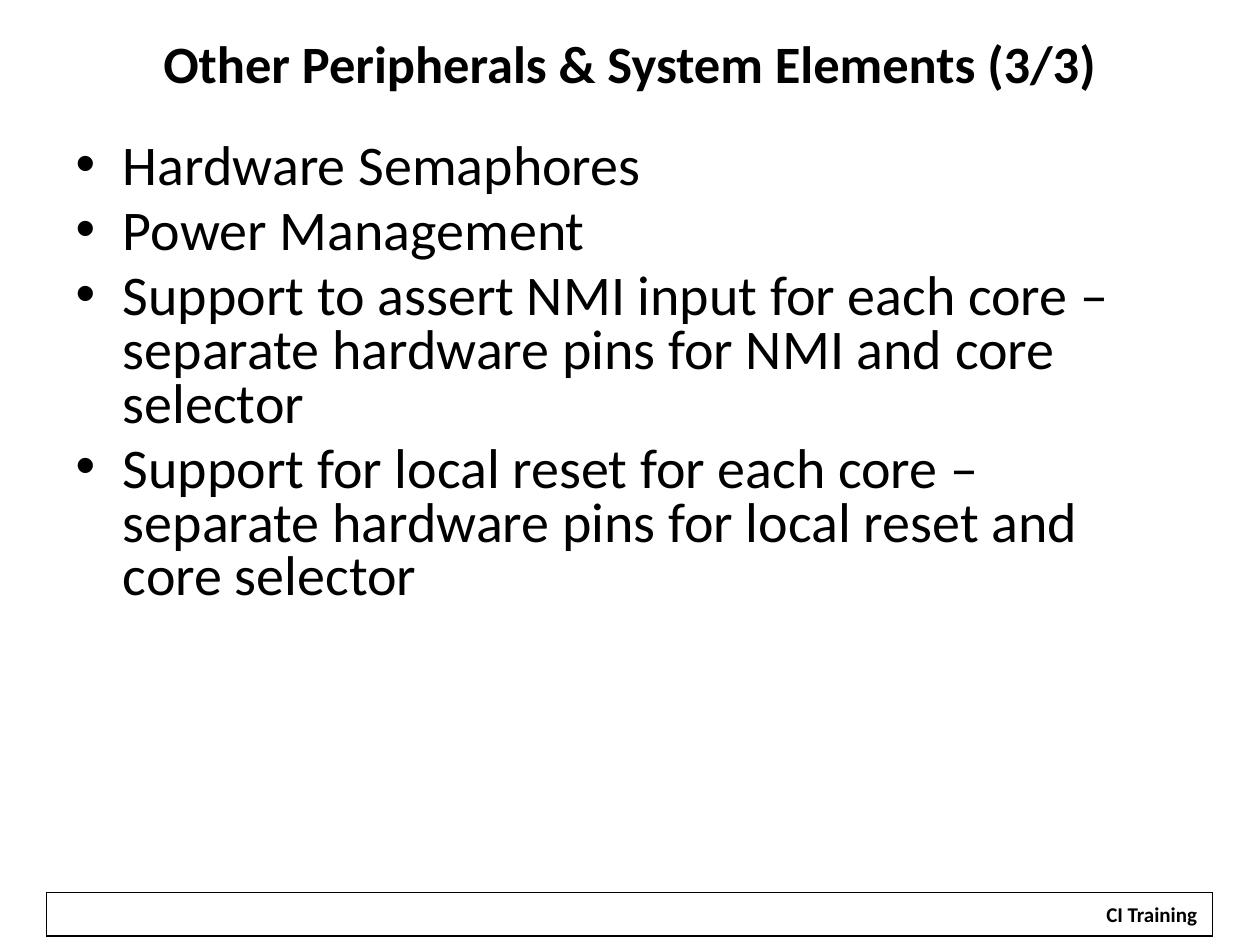
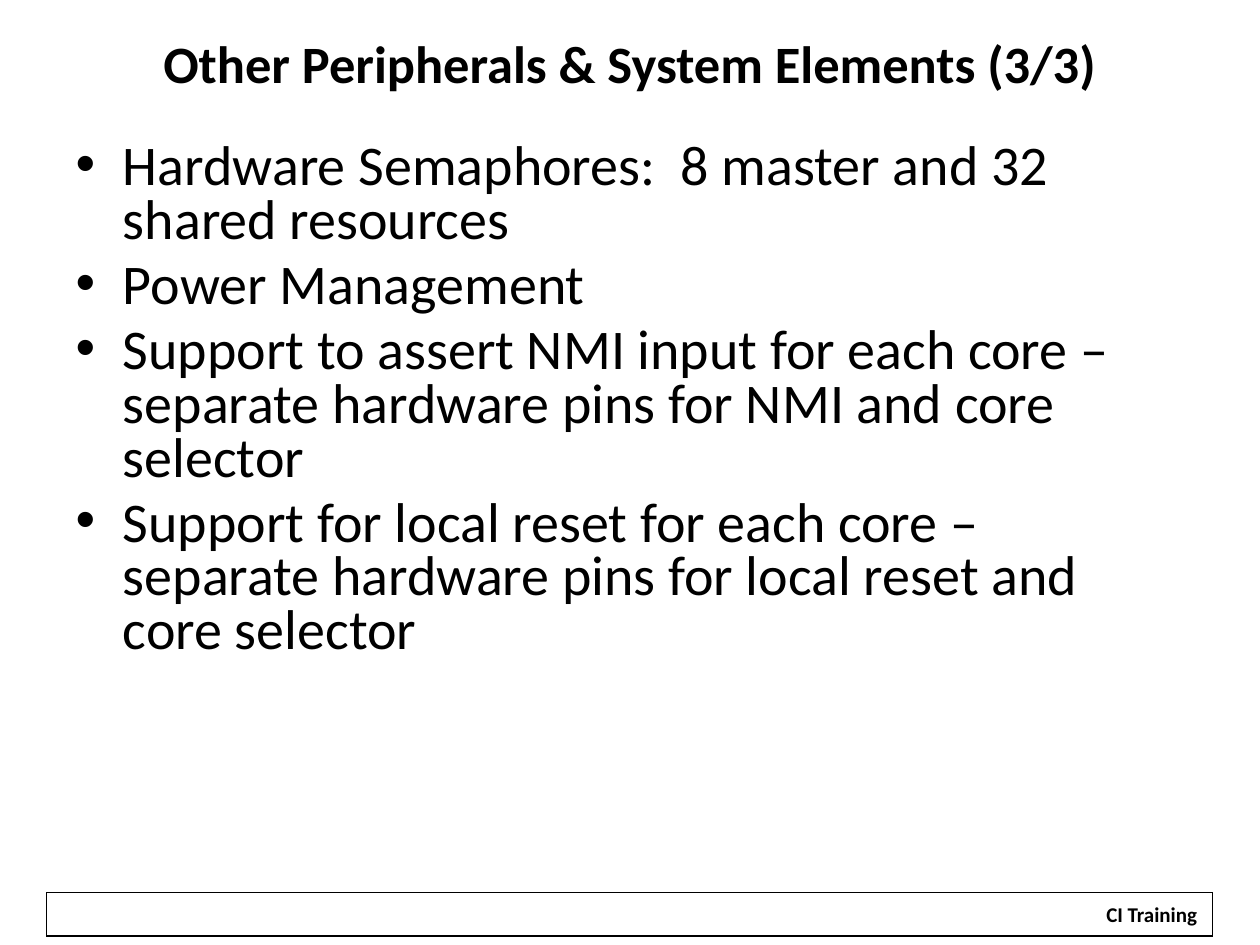
Before and after one commit to hari1989/keystone-workshop, a slide deck: slide 40 of slides/KeyStone Overview.pptx (slide 39 before the commit). Drawn at 1260x945 pixels with LibreOffice and Linux fonts; fonts in the diff are those of the drawing; background and template pictures are left out. Boxes give left, top, right and bottom in pixels: in the first picture for what was removed or moved away, otherwise in the second. Text is boxed around its words. In the diff, an @@ line names an element or a change of style, - is before the commit and + after.

```diff
--- a/slides/KeyStone Overview.pptx
+++ b/slides/KeyStone Overview.pptx
@@ text at (x1=123, y1=146, x2=1048, y2=240): text changed @@
-• Hardware Semaphores
+• Hardware Semaphores: 8 master and 32 shared resources
```
Also in this commit, not shown: 1 other slide changed, 3 slides added, 24 other files.
